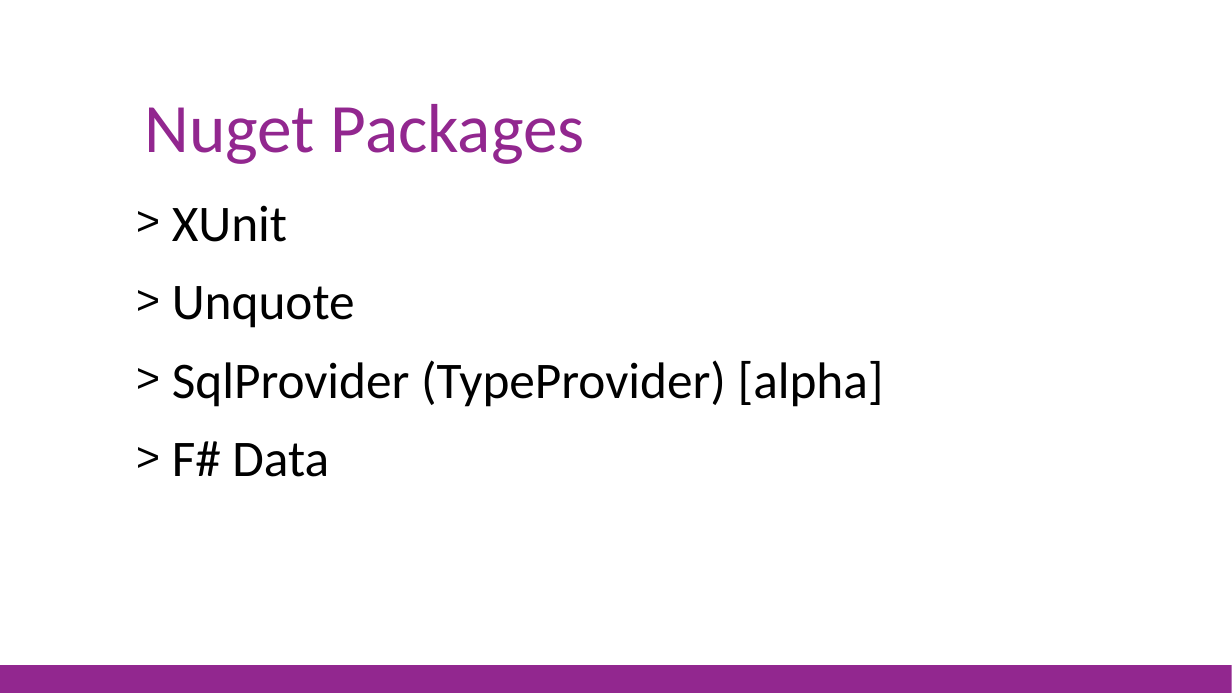
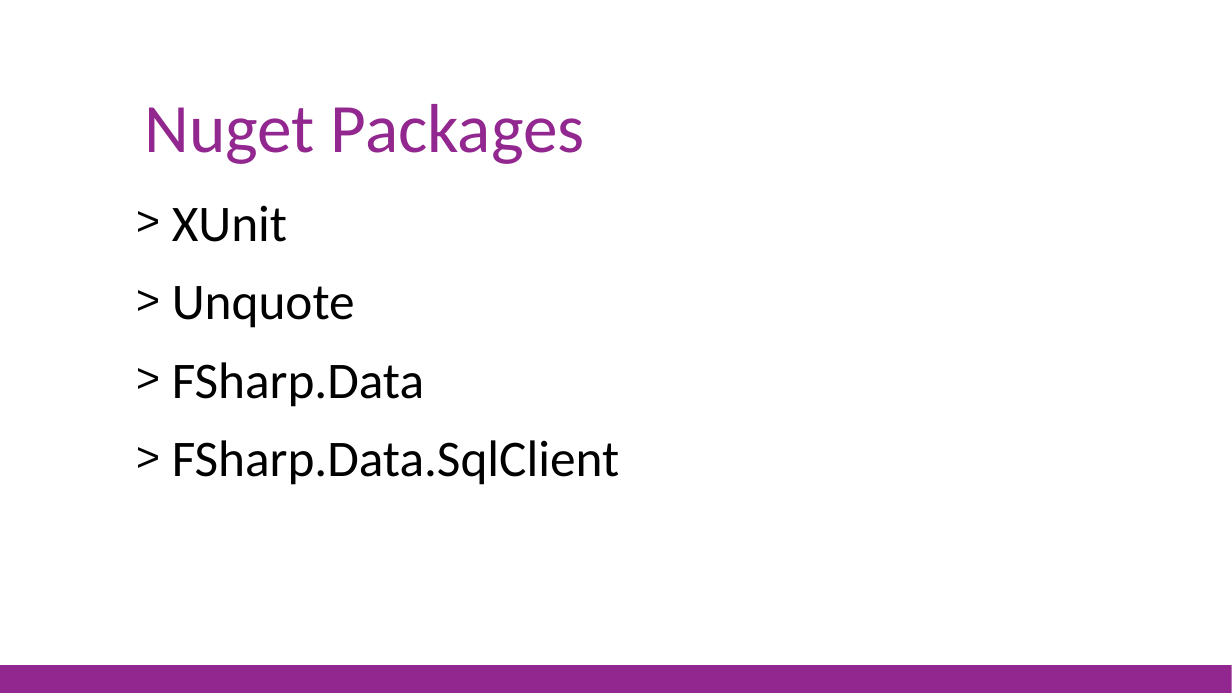
Before and after one commit to jorgef/fsharpworkshop, a slide deck: slide 6 of FSharpWorkshop_Slides.pptx. Drawn at 1232x693 pixels with LibreOffice and Linux fonts; fonts in the diff are those of the drawing. Boxes give left, top, right and bottom in pixels: in the first picture for what was removed or moved away, otherwise in the second. Text is boxed around its words. In the diff, an @@ line names an element or a change of style, - is before the commit and + after.

```diff
--- a/FSharpWorkshop_Slides.pptx
+++ b/FSharpWorkshop_Slides.pptx
@@ text at <box>172,362,619,485</box>: text changed @@
-> SqlProvider (TypeProvider) [alpha]
-> F# Data
+> FSharp.Data
+> FSharp.Data.SqlClient
```
Also in this commit, not shown: 9 other slides changed, 1 slide added, 5 slides removed, 1 other file.
